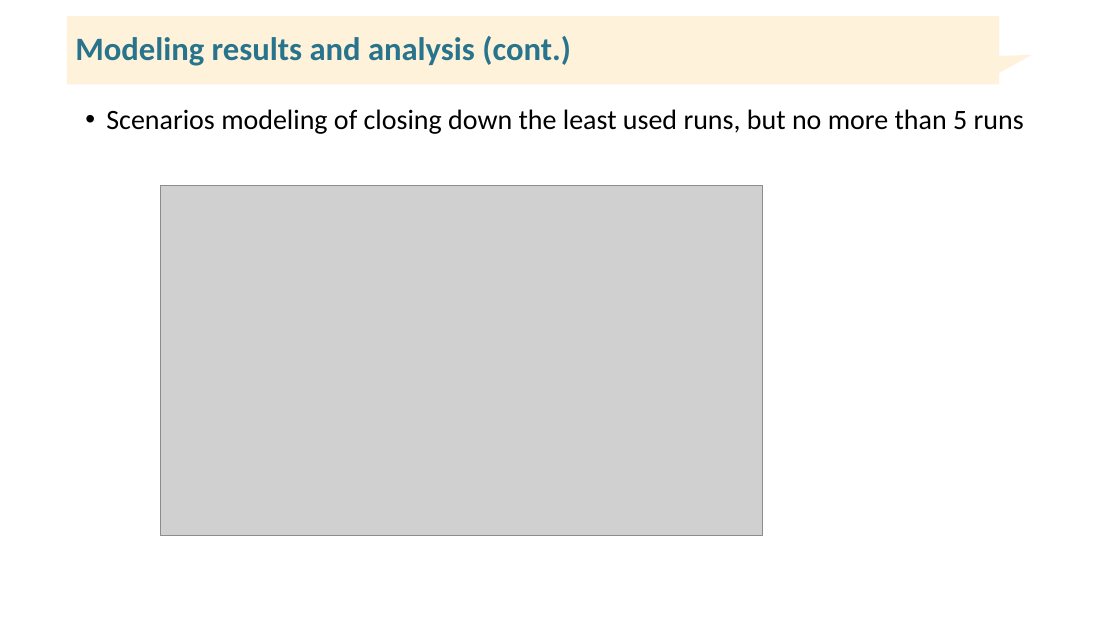
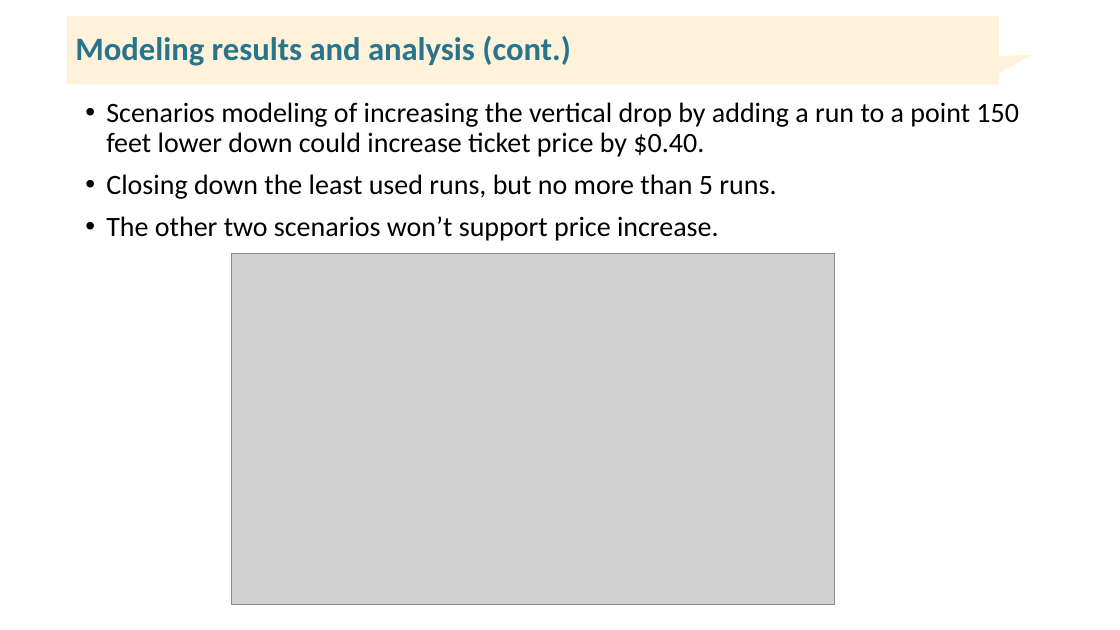
Before and after one commit to jhsshen/DataScienceGuidedCapstone, a slide deck: slide 7 of reports/Presentation for Management Team.pptx. Drawn at 1120x630 pixels with LibreOffice and Linux fonts; fonts in the diff are those of the drawing; grey boxes stand for pictures. Boxes give left, top, right and bottom in pixels: in the first picture for what was removed or moved away, otherwise in the second. Text is boxed around its words. In the diff, an @@ line names an element or a change of style, - is before the commit and + after.

```diff
--- a/reports/Presentation for Management Team.pptx
+++ b/reports/Presentation for Management Team.pptx
@@ text at [106, 102, 1019, 241]: text changed @@
-• Scenarios modeling of closing down the least used runs, but no more than 5 runs
+• Scenarios modeling of increasing the vertical drop by adding a run to a point 150 feet lower down could increase ticket price by $0.40.
+• Closing down the least used runs, but no more than 5 runs.
+• The other two scenarios won’t support price increase.
@@ picture: place and size @@
-picture at [160, 185, 763, 536]
+picture at [232, 254, 834, 605]
```
Also in this commit, not shown: 3 other slides changed.
